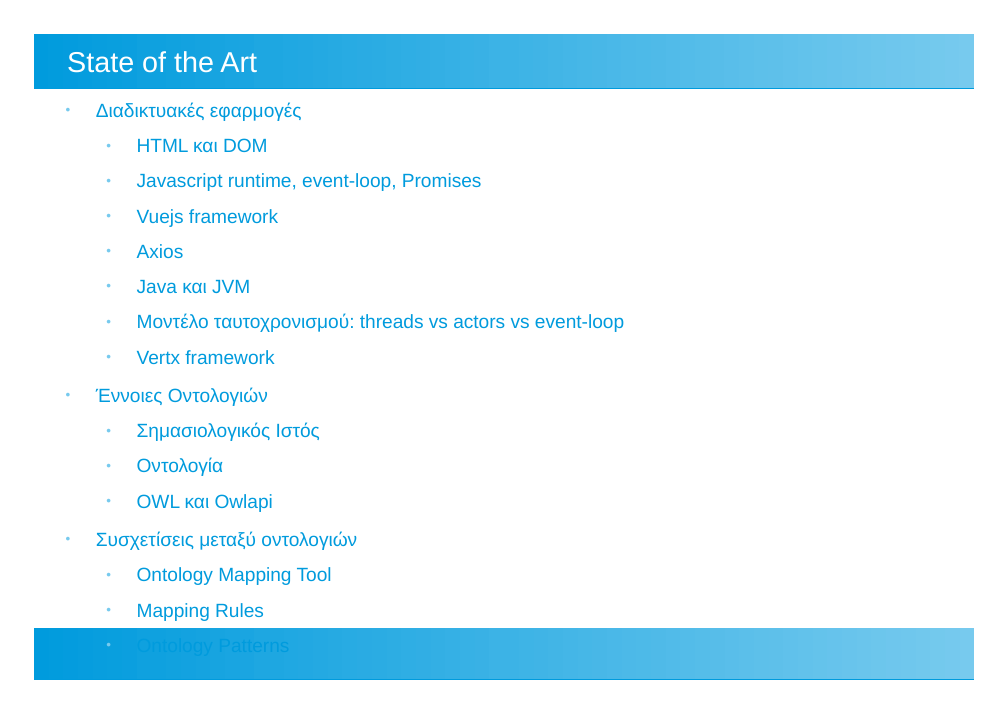
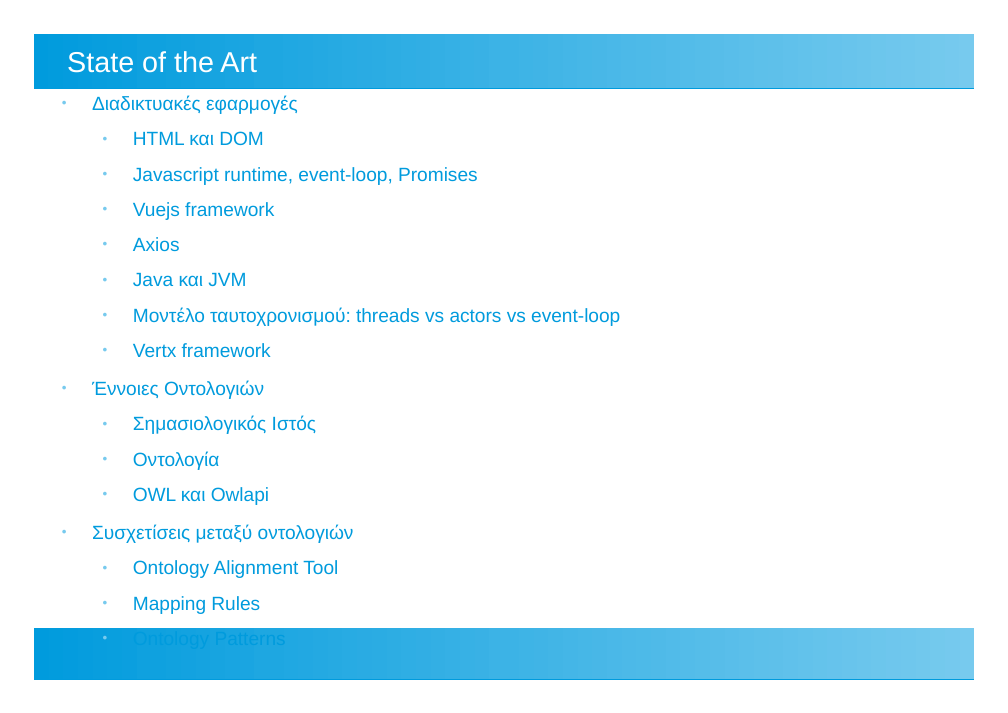
Before and after one commit to ThanosApostolou/omv, a slide deck: slide 3 of docs/thesis presentation.odp. Drawn at 1008x713 pixels with LibreOffice and Linux fonts; fonts in the diff are those of the drawing. Boxes give left, top, right and bottom in pixels: in the first picture for what was removed or moved away, otherwise in the second. Text is boxed around its words. In the diff, an @@ line names an element or a change of style, - is before the commit and + after.

```diff
--- a/docs/thesis presentation.odp
+++ b/docs/thesis presentation.odp
@@ text "Διαδικτυακές εφαρμογές" moved from (x1=96, y1=102, x2=624, y2=621) to (x1=92, y1=95, x2=620, y2=614) @@
@@ text at (x1=133, y1=560, x2=338, y2=578): text changed @@
-  ● Ontology Mapping Tool
+  ● Ontology Alignment Tool
```
Also in this commit, not shown: 11 other slides changed, 2 slides added, 1 slide removed, 1 other file.
